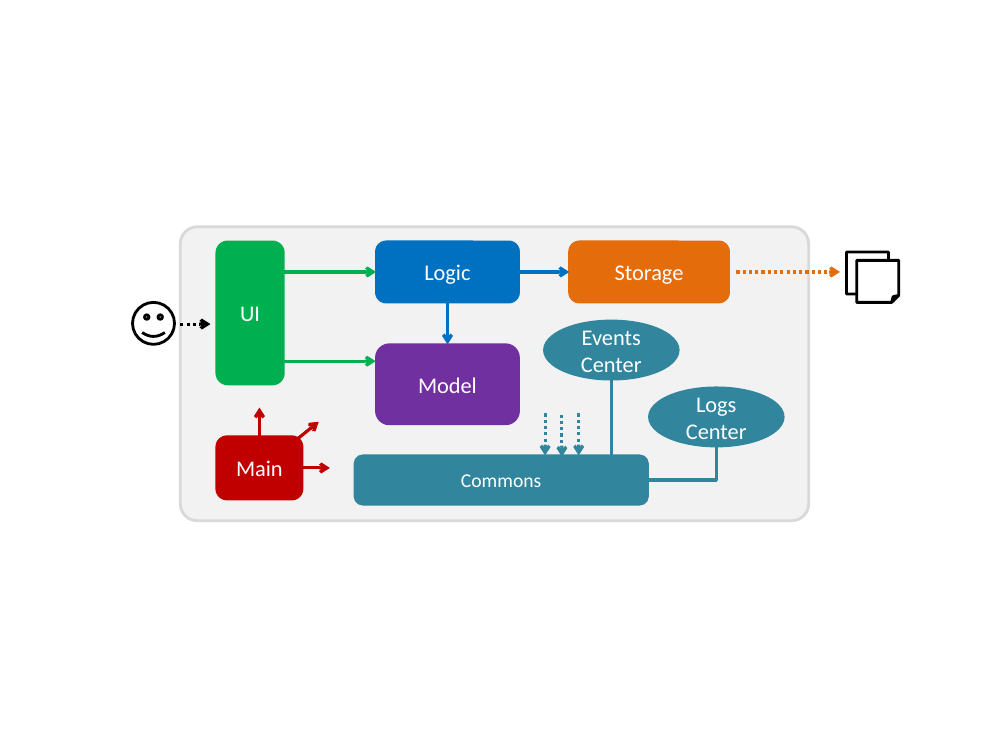
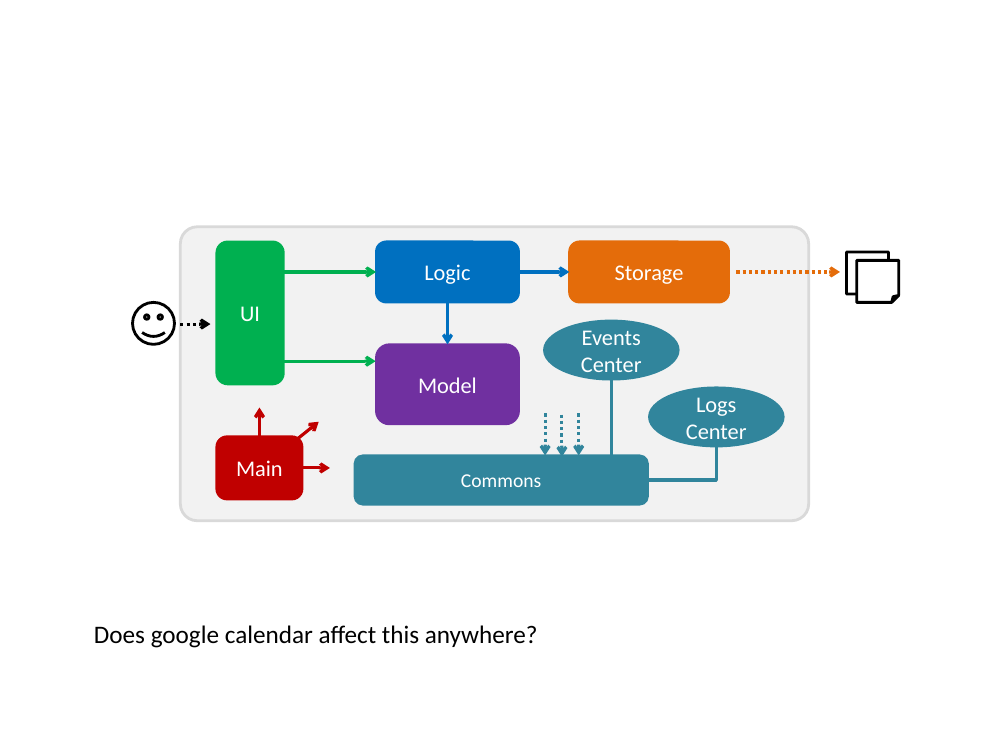
Before and after one commit to CS2103AUG2016-W11-C2/main, a slide deck: slide 2 of docs/diagrams/Diagrams.pptx. Drawn at 1008x756 pixels with LibreOffice and Linux fonts; fonts in the diff are those of the drawing. Boxes give left, top, right and bottom in pixels: in the first picture for what was removed or moved away, otherwise in the second. Text is boxed around its words. In the diff, an @@ line names an element or a change of style, - is before the commit and + after.

```diff
--- a/docs/diagrams/Diagrams.pptx
+++ b/docs/diagrams/Diagrams.pptx
@@ text added at (94, 625, 538, 648), 18 pt, text #000000 @@
+Does google calendar affect this anywhere?
```
Also in this commit, not shown: 8 other slides changed, 2 slides added, 1 slide removed, 1 other file.
